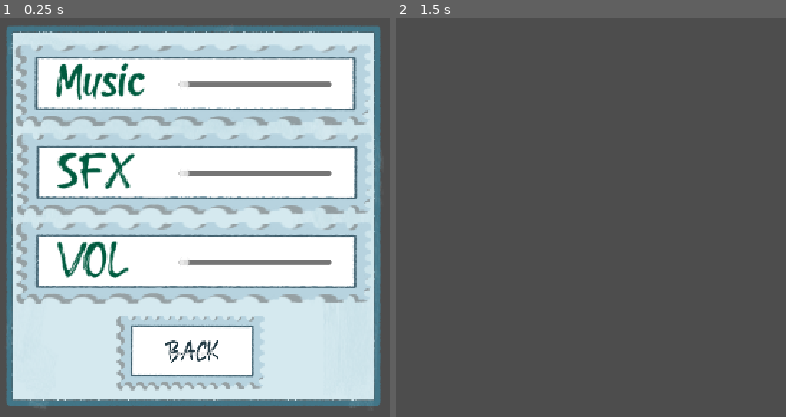
Above: before the commit, frames 1-2 (left to right).
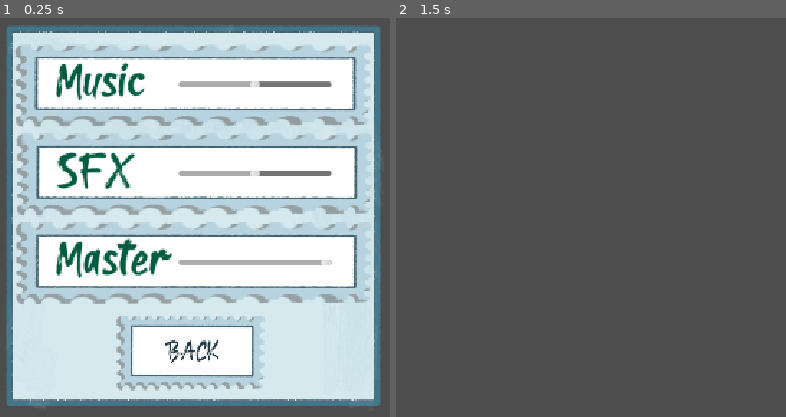
Above: after the commit, the same moments.

Repository: Blulow/octavuss_office
Game: Godot game, scene res://scenes/volume_panel.tscn
Same seed, same stepped clock (60 frames per second), same inputs: the game is played once before the commit and once after it. This scene is started directly instead of the project's main scene.
Inputs (mouse positions are in pixels of both pictures, inside the frame that each line leads up to):
- Up to frame 1 (0.25 s): no input
- Up to frame 2 (1.5 s): click "Game stato" at 0.5 s; tap Enter (ui_accept) at 1.25 s; move the mouse to (766, 189) at 1.27 s; hold E (interact) from 1.28 s (still down); click (766, 189) at 1.42 s

The runs differ from the first frame. In frame 1, 2.7% of the frame differs, in the area x 14-85%, y 15-66%; in frame 2, nothing differs.

Commit message:
add: volume menu functionality

Diff:
--- /dev/null
+++ b/default_bus_layout.tres
@@ -0,0 +1,15 @@
+[gd_resource type="AudioBusLayout" format=3 uid="uid://b8drn4n2s1r3u"]
+
+[resource]
+bus/1/name = &"Music"
+bus/1/solo = false
+bus/1/mute = false
+bus/1/bypass_fx = false
+bus/1/volume_db = 0.0
+bus/1/send = &"Master"
+bus/2/name = &"SFX"
+bus/2/solo = false
+bus/2/mute = false
+bus/2/bypass_fx = false
+bus/2/volume_db = 0.0
+bus/2/send = &"Master"
--- a/scenes/volume_panel.gd
+++ b/scenes/volume_panel.gd
@@ -1,15 +1,30 @@
 extends Control
 
+@onready var music_slider: HSlider = $ScrollContainer/VBoxContainer/PanelContainer/HBoxContainer/HSlider
+@onready var sfx_slider: HSlider = $ScrollContainer/VBoxContainer/PanelContainer2/HBoxContainer/HSlider
+@onready var master_slider: HSlider = $ScrollContainer/VBoxContainer/PanelContainer3/HBoxContainer/HSlider
 
-# Called when the node enters the scene tree for the first time.
 func _ready() -> void:
-	pass # Replace with function body.
+	master_slider.value_changed.connect(_on_master_value_changed)
+	music_slider.value_changed.connect(_on_music_value_changed)
+	sfx_slider.value_changed.connect(_on_sfx_value_changed)
 
-
-# Called every frame. 'delta' is the elapsed time since the previous frame.
-func _process(delta: float) -> void:
-	pass
-
+	master_slider.value = PlayerData.audio_settings.master
+	music_slider.value = PlayerData.audio_settings.music
+	sfx_slider.value = PlayerData.audio_settings.sfx
 
 func _on_close_button_pressed() -> void:
 	visible = false
+
+func _on_music_value_changed(value: float) -> void:
+	print(value)
+	PlayerData.audio_settings.music = value
+	AudioServer.set_bus_volume_db(AudioServer.get_bus_index("Music"), linear_to_db(value))
+
+func _on_sfx_value_changed(value: float) -> void:
+	PlayerData.audio_settings.sfx = value
+	AudioServer.set_bus_volume_db(AudioServer.get_bus_index("SFX"), linear_to_db(value))
+
+func _on_master_value_changed(value: float) -> void:
+	PlayerData.audio_settings.master = value
+	AudioServer.set_bus_volume_db(AudioServer.get_bus_index("Master"), linear_to_db(value))
--- a/scenes/volume_panel.tscn
+++ b/scenes/volume_panel.tscn
@@ -154,13 +154,13 @@
 theme_override_constants/separation = -25
 alignment = 1
 
-[node name="SFX" type="Label" parent="ScrollContainer/VBoxContainer/PanelContainer3/HBoxContainer" unique_id=1133916573]
+[node name="Master" type="Label" parent="ScrollContainer/VBoxContainer/PanelContainer3/HBoxContainer" unique_id=1133916573]
 custom_minimum_size = Vector2(200, 0)
 layout_mode = 2
 theme_override_colors/font_color = Color(0, 0.35546875, 0.24716187, 1)
 theme_override_fonts/font = ExtResource("1_1whqq")
 theme_override_font_sizes/font_size = 31
-text = "VOL"
+text = "Master"
 
 [node name="HSlider" parent="ScrollContainer/VBoxContainer/PanelContainer3/HBoxContainer" unique_id=1763246198 instance=ExtResource("2_ylhix")]
 custom_maximum_size = Vector2(220, -1)
--- a/scripts/Player/playerData.gd
+++ b/scripts/Player/playerData.gd
@@ -16,6 +16,12 @@
 var facts_collected : Array[Fact]
 
 var game_started : bool
+
+var audio_settings: Dictionary = {
+	"master": 100,
+	"music": 50,
+	"sfx": 50
+}
 
 class StatData:
 	func _init(_value: float = 1, _multiplier: float = 1) -> void:
